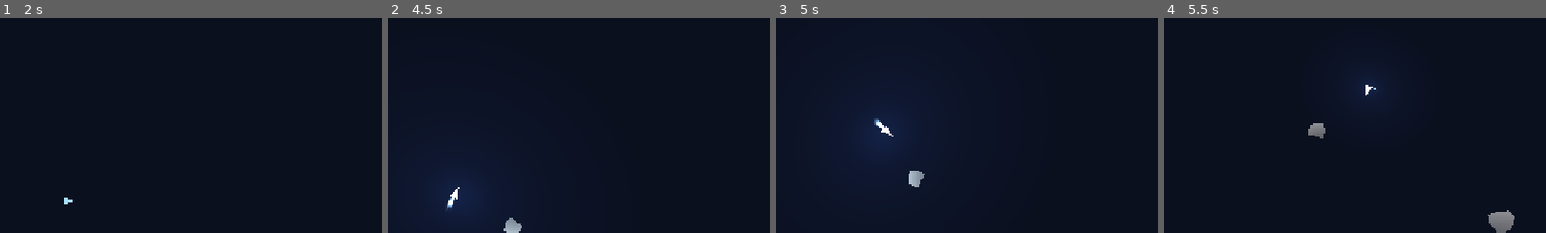
Above: before the commit, frames 1-4 (left to right).
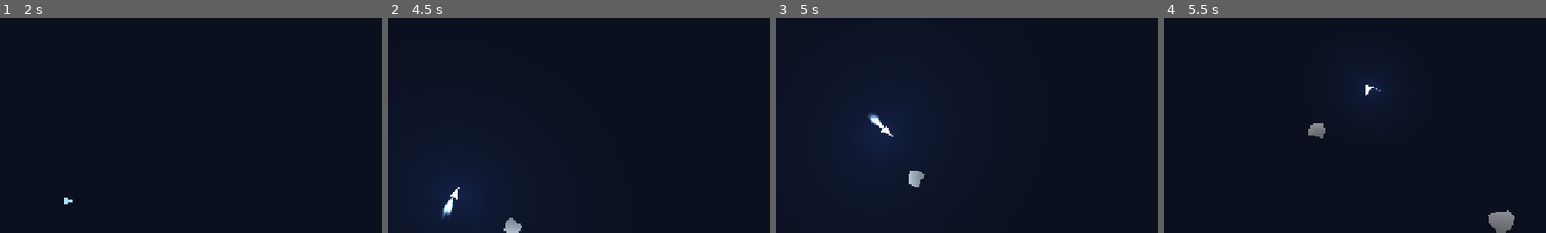
Above: after the commit, the same moments.

Repository: Maks1m-Se/astrododge
Game: Godot game, scene res://scenes/MainMenu.tscn
The game is run twice, just before and just after one commit, with the same random seed, the same clock (stepped at 60 frames per second) and the same inputs. Sound files missing from this copy of the repository are replaced by a short silence.
Inputs:
- Up to frame 1 (2 s): click "PLAY" at 0.5 s; click "PLAY" at 1.25 s
- Up to frame 2 (4.5 s): tap Enter at 2 s; hold Right (turn_right) 2.03-2.78 s; hold Left (turn_left) 2.78-3.53 s; hold Right (turn_right) 3.53-4.28 s; hold Up (thrust) from 4.28 s (still down)
- Up to frame 3 (5 s): keep holding Up (thrust)
- Up to frame 4 (5.5 s): release Up (thrust) at 5.03 s; hold Left (turn_left) from 5.03 s (still down)
The pictures show only the part of the screen within x 41-91%, y 8-58%; the shares and areas given below are measured in that part.

Frame 1 is identical in both runs. In frame 2, 0.2% of the frame differs, in the area x 14-18%, y 83-93%; in frame 3, 0.1%; in frame 4, less than 0.1%.

Commit message:
feat(ship): live thruster VFX scaling (size + optional speed) driven by input and data

Diff:
--- a/scripts/ship.gd
+++ b/scripts/ship.gd
@@ -190,6 +190,44 @@
 
 	_update_thruster_audio(delta, thrusting, turning_left, turning_right)
 
+	# --- Thruster VFX live scaling ---
+	# Smooth side thruster intensity 0..1 (main uses 'thrust_level' from _update_thruster_audio)
+	_side_left_level  = move_toward(_side_left_level,  (1.0 if turning_left  else 0.0),  delta * 10.0)
+	_side_right_level = move_toward(_side_right_level, (1.0 if turning_right else 0.0),  delta * 10.0)
+
+	# Size ranges (from Inspector)
+	var main_min: float = vfx_main_dyn_range.x
+	var main_max: float = vfx_main_dyn_range.y
+	var side_min: float = vfx_side_dyn_range.x
+	var side_max: float = vfx_side_dyn_range.y
+
+	# Compute per-frame dynamic size factors
+	var main_dyn: float   = lerpf(main_min, main_max, thrust_level)
+	var side_dyn_l: float = lerpf(side_min, side_max, _side_left_level)
+	var side_dyn_r: float = lerpf(side_min, side_max, _side_right_level)
+
+	# Apply: base_scale × variant_scale × live_scale
+	if is_instance_valid(vfx_main):
+		vfx_main.scale  = _vfx_base_main_scale  * _vfx_variant_scale * main_dyn
+	if is_instance_valid(vfx_left):
+		vfx_left.scale  = _vfx_base_left_scale  * _vfx_variant_scale * side_dyn_l
+	if is_instance_valid(vfx_right):
+		vfx_right.scale = _vfx_base_right_scale * _vfx_variant_scale * side_dyn_r
+
+	# Optional: stretch jets by speed (length/tempo feel)
+	var sp_main_min: float = vfx_speed_main_range.x
+	var sp_main_max: float = vfx_speed_main_range.y
+	var sp_side_min: float = vfx_speed_side_range.x
+	var sp_side_max: float = vfx_speed_side_range.y
+
+	if is_instance_valid(vfx_main):
+		vfx_main.speed_scale  = lerpf(sp_main_min, sp_main_max, thrust_level)
+	if is_instance_valid(vfx_left):
+		vfx_left.speed_scale  = lerpf(sp_side_min, sp_side_max, _side_left_level)
+	if is_instance_valid(vfx_right):
+		vfx_right.speed_scale = lerpf(sp_side_min, sp_side_max, _side_right_level)
+
+
 
 
 func _update_thruster_audio(delta: float, thrusting: bool, left: bool, right: bool) -> void:
@@ -277,6 +315,17 @@
 
 	# Collision scale from cached base values
 	_apply_collider_scale(cfg.scale)
+
+	# --- Variant plume factor: from thrust ratio × per-ship multiplier, clamped ---
+	var ref: float = maxf(1.0, vfx_ref_thrust)  # avoid divide-by-zero
+	var ratio: float = cfg.thrust_force / ref
+	_vfx_variant_scale = clampf(ratio * cfg.vfx_plume_mult, vfx_variant_min, vfx_variant_max)
+
+	# (Optional debug)
+	sdbg("VFX", "variant plume scale=%.2f  (ratio=%.2f, mult=%.2f, clamps=[%.2f..%.2f])"
+		% [_vfx_variant_scale, ratio, cfg.vfx_plume_mult, vfx_variant_min, vfx_variant_max])
+
+
 
 	if is_instance_valid(col_poly):
 		sdbg("COL", "poly points=%d  first=%s  scale=%.2f"
